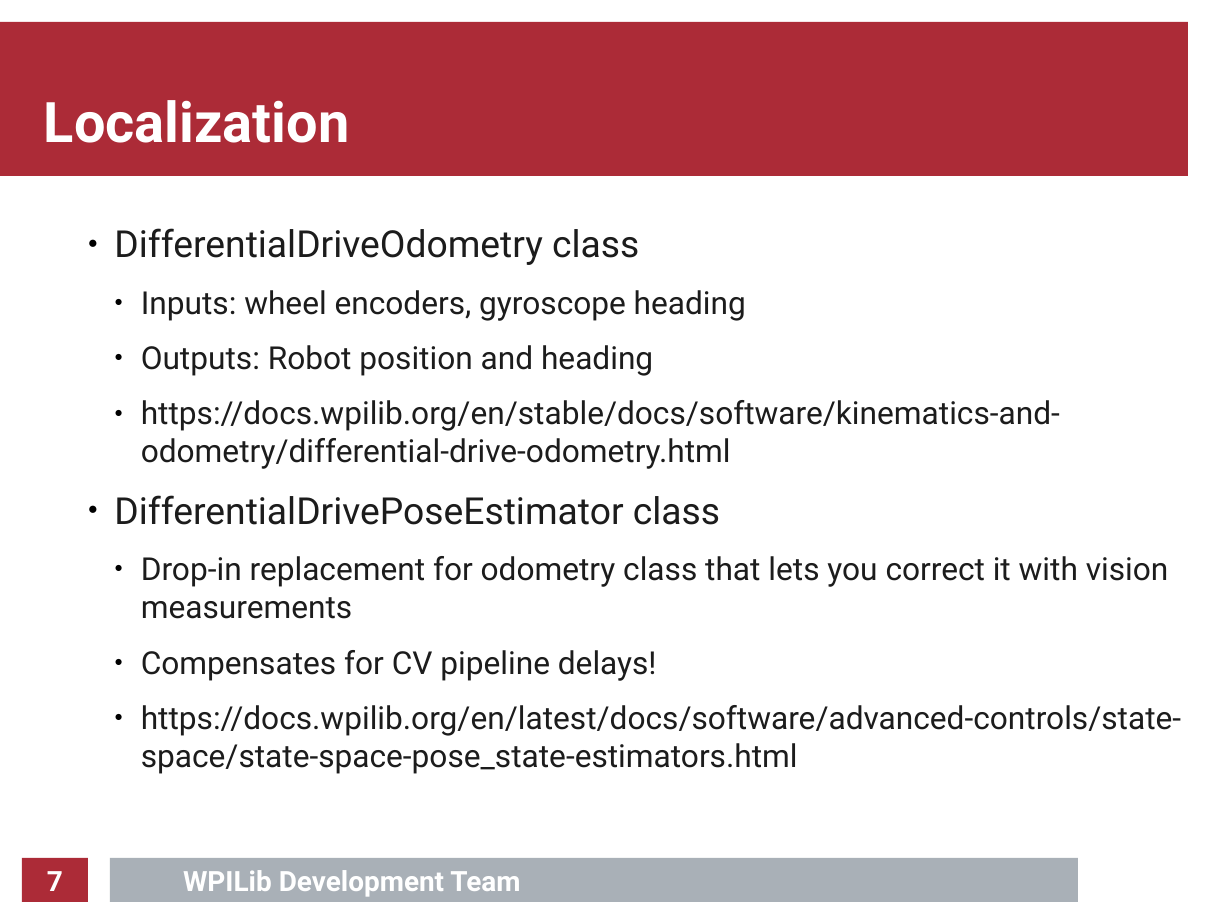
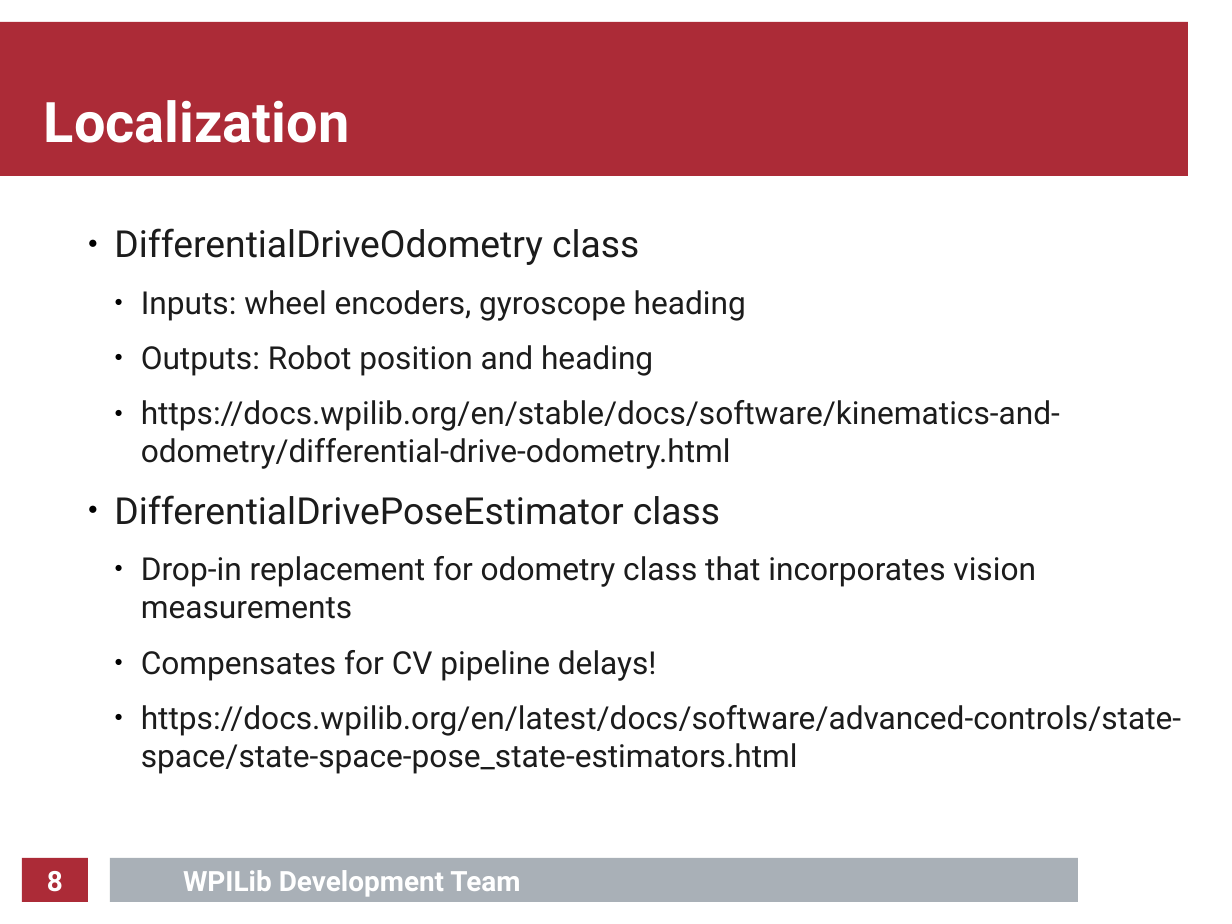
Before and after one commit to calcmogul/auton-driving-presentation, a slide deck: slide 8 of presentation/presentation.odp (slide 7 before the commit). Drawn at 1232x924 pixels with LibreOffice and Linux fonts; fonts in the diff are those of the drawing; background and template pictures are left out. Boxes give left, top, right and bottom in pixels: in the first picture for what was removed or moved away, otherwise in the second. Text is boxed around its words. In the diff, an @@ line names an element or a change of style, - is before the commit and + after.

```diff
--- a/presentation/presentation.odp
+++ b/presentation/presentation.odp
@@ text at (141,556,1036,619): text changed @@
-  ● Drop-in replacement for odometry class that lets you correct it with vision measurements
+  ● Drop-in replacement for odometry class that incorporates vision measurements
@@ page number at (47,871,63,892): text changed @@
-7
+8
```
Also in this commit, not shown: 9 other slides changed, 1 slide added, 6 other files.
